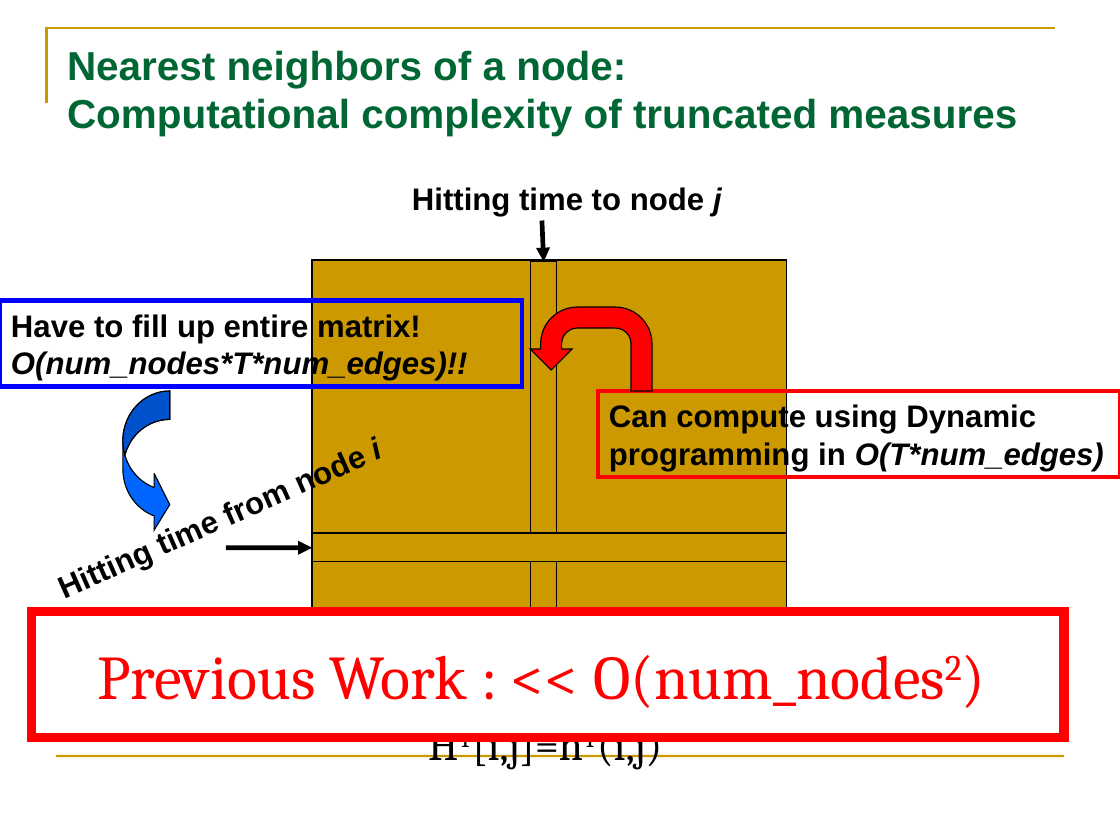
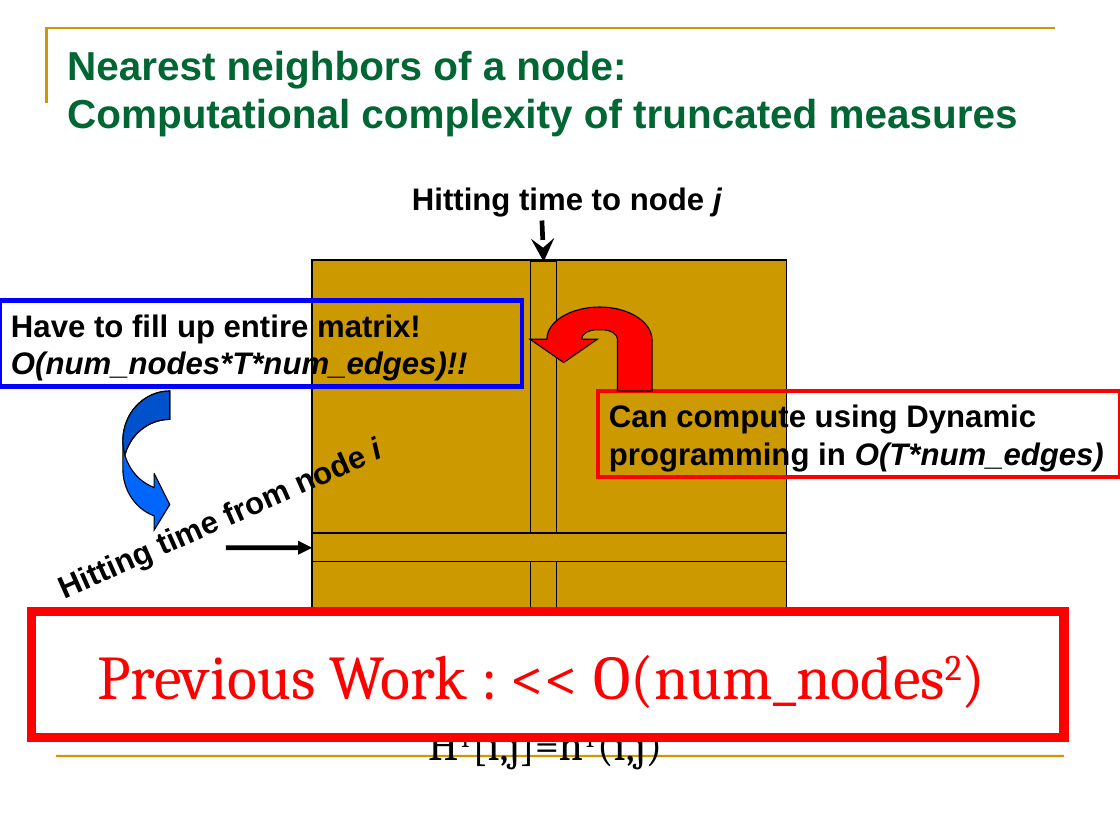
Before and after one commit to HuanSGT/rw-dir-prox, a slide deck: slide 18 of Fast Incremental Proximity Search in Large Graphs (ICML'08) - Purnamrita Sarkar, Andrew W. Moore, and Amit Prakash.ppt. Drawn at 1120x840 pixels with LibreOffice and Linux fonts; fonts in the diff are those of the drawing. Boxes give left, top, right and bottom in pixels: in the first picture for what was removed or moved away, otherwise in the second. Text is boxed around its words. In the diff, an @@ line names an element or a change of style, - is before the commit and + after.

```diff
--- a/Fast Incremental Proximity Search in Large Graphs (ICML'08) - Purnamrita Sarkar, Andrew W. Moore, and Amit Prakash.ppt
+++ b/Fast Incremental Proximity Search in Large Graphs (ICML'08) - Purnamrita Sarkar, Andrew W. Moore, and Amit Prakash.ppt
@@ arrow (542, 221) - (543, 262): arrowheads changed @@
@@ uturn arrow removed at [530,307,652,391] @@
@@ freeform shape added at [530,307,652,391], fill #FF0000, outline #000000 0.74 pt @@
```
Also in this commit, not shown: 14 other slides changed, 3 other files.
